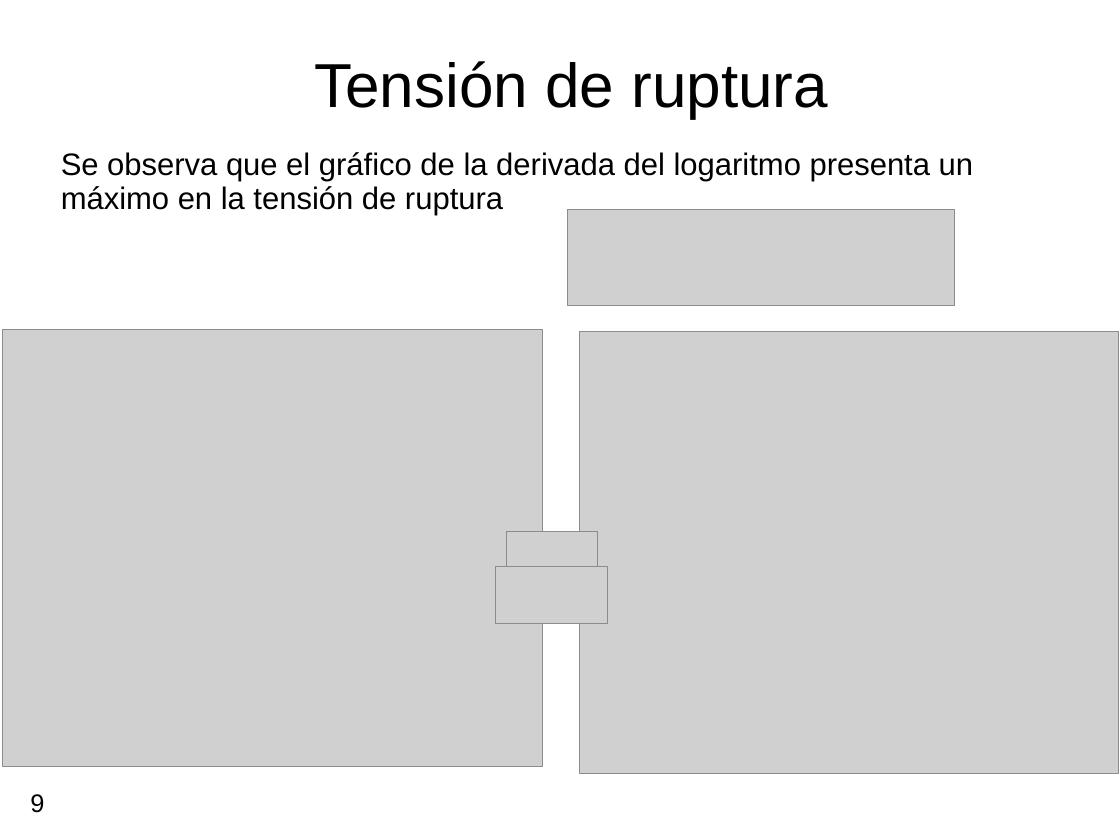
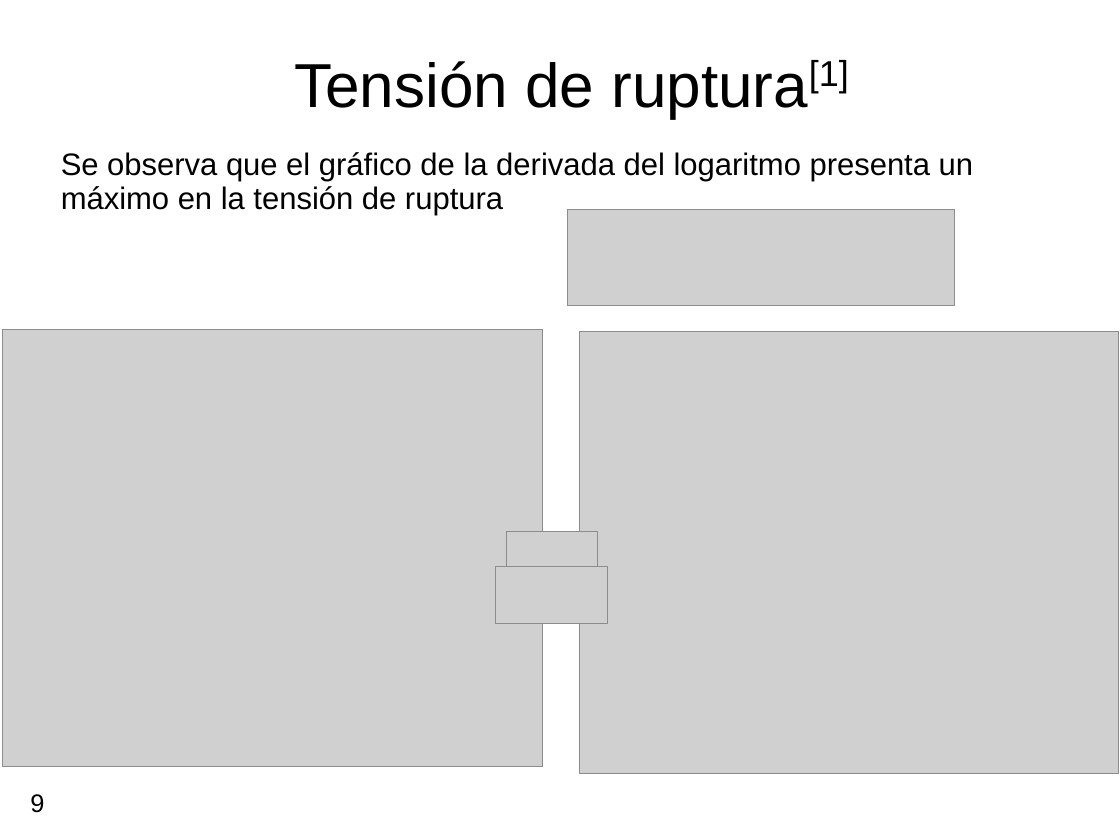
Before and after one commit to labosat/Labo-7, a slide deck: slide 9 of Charla Avance Labo7.odp. Drawn at 1120x840 pixels with LibreOffice and Linux fonts; fonts in the diff are those of the drawing; grey boxes stand for pictures. Boxes give left, top, right and bottom in pixels: in the first picture for what was removed or moved away, otherwise in the second. Text is boxed around its words. In the diff, an @@ line names an element or a change of style, - is before the commit and + after.

```diff
--- a/Charla Avance Labo7.odp
+++ b/Charla Avance Labo7.odp
@@ title at (294,60,849,118): text changed @@
-Tensión de ruptura
+Tensión de ruptura[1]
```
Also in this commit, not shown: 1 other slide changed, 1 slide added, 1 slide removed.
